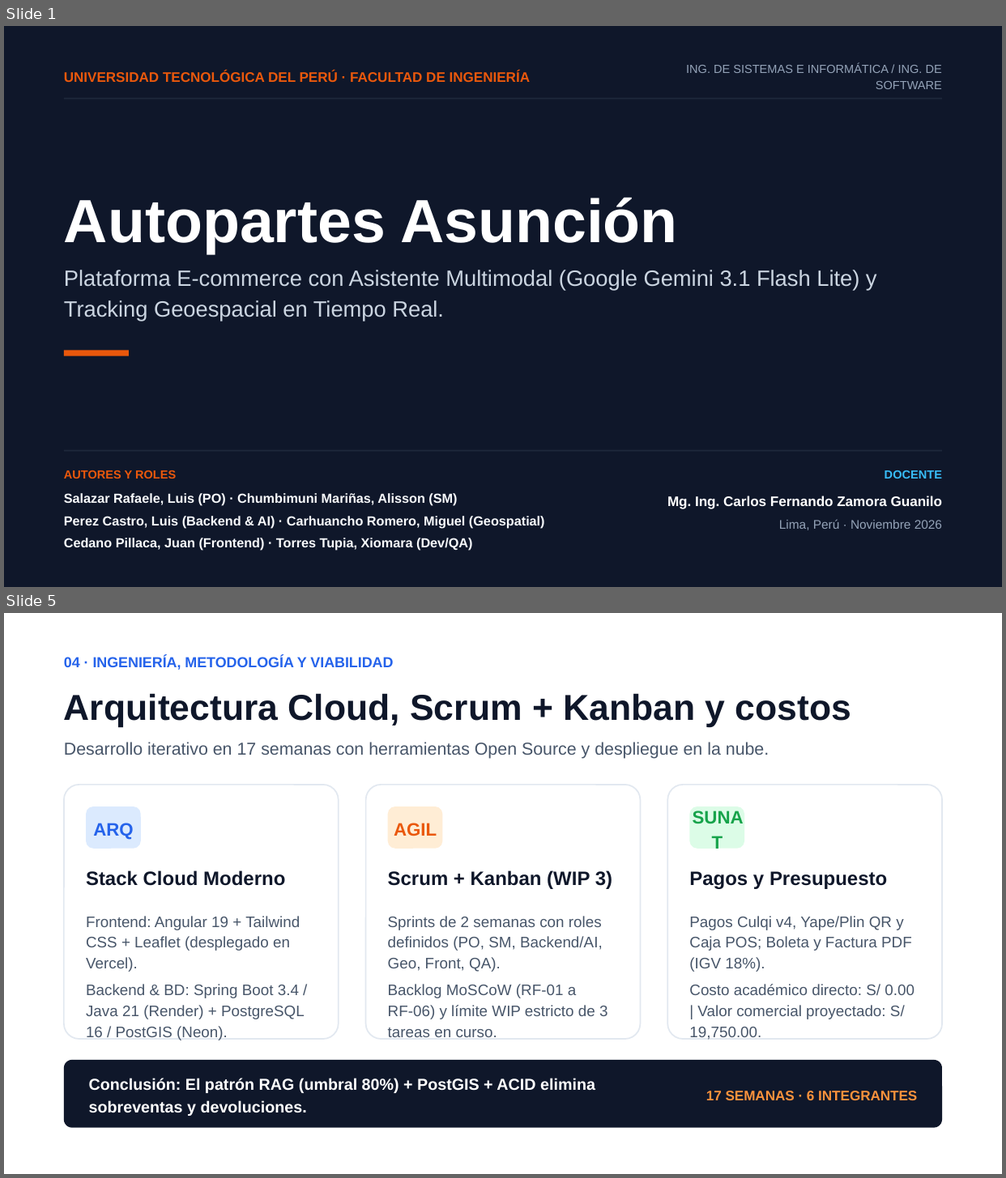
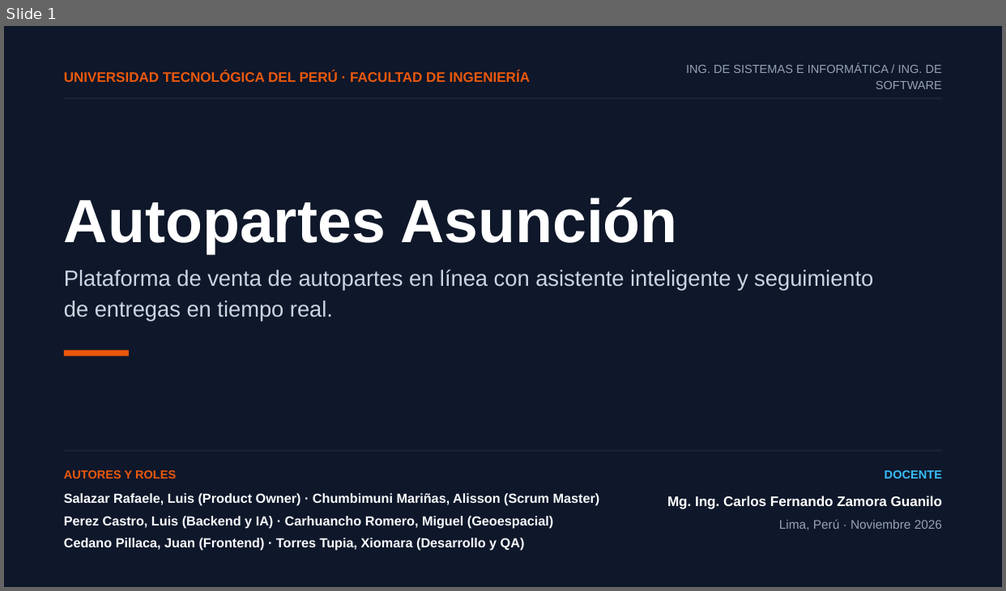
Before and after one commit to Scrasher18/Asuncion-ERP, a slide deck: Autopartes_Asuncion.pptx. Shown one above the other, each under a label of ours: slides 1 and 5 before the commit, slide 1 after it; the slides between them are not shown. The pictures are 1006x1178 and 1006x591 pixels, drawn with LibreOffice and Linux fonts; fonts in the diff are those of the drawing. Boxes give left, top, right and bottom in pixels: in the first picture for what was removed or moved away, otherwise in the second. Text is boxed around its words. In the diff, an @@ line names an element or a change of style, - is before the commit and + after.

```diff
--- a/Autopartes_Asuncion.pptx
+++ b/Autopartes_Asuncion.pptx
@@ slide 5 removed at bbox=[4, 613, 1002, 1174], background #FFFFFF @@
@@ text removed at bbox=[64, 656, 393, 670] @@
-04 · INGENIERÍA, METODOLOGÍA Y VIABILIDAD
@@ text removed at bbox=[64, 693, 851, 727] @@
-Arquitectura Cloud, Scrum + Kanban y costos
@@ text removed at bbox=[64, 742, 769, 759] @@
-Desarrollo iterativo en 17 semanas con herramientas Open Source y despliegue en la nube.
@@ rounded rectangle removed at bbox=[64, 785, 339, 1039] @@
@@ rounded rectangle removed at bbox=[86, 807, 141, 849] @@
@@ rounded rectangle removed at bbox=[365, 785, 640, 1039] @@
@@ rounded rectangle removed at bbox=[388, 807, 443, 849] @@
@@ rounded rectangle removed at bbox=[667, 785, 942, 1039] @@
@@ rounded rectangle removed at bbox=[689, 807, 744, 849] @@
@@ text removed at bbox=[689, 807, 744, 849] @@
-SUNAT
@@ text removed at bbox=[93, 823, 133, 840] @@
-ARQ
@@ text removed at bbox=[394, 823, 437, 836] @@
-AGIL
@@ text removed at bbox=[86, 871, 285, 886] @@
-Stack Cloud Moderno
@@ text removed at bbox=[388, 871, 612, 889] @@
-Scrum + Kanban (WIP 3)
@@ text removed at bbox=[689, 871, 887, 889] @@
-Pagos y Presupuesto
@@ text removed at bbox=[86, 916, 305, 1041] @@
-Frontend: Angular 19 + Tailwind CSS + Leaflet (desplegado en Vercel).
-Backend & BD: Spring Boot 3.4 / Java 21 (Render) + PostgreSQL 16 / PostGIS (Neon).
@@ text removed at bbox=[388, 916, 607, 1020] @@
-Sprints de 2 semanas con roles definidos (PO, SM, Backend/AI, Geo, Front, QA).
-Backlog MoSCoW (RF-01 a RF-06) y límite WIP estricto de 3 tareas en curso.
@@ text removed at bbox=[689, 916, 914, 1040] @@
-Pagos Culqi v4, Yape/Plin QR y Caja POS; Boleta y Factura PDF (IGV 18%).
-Costo académico directo: S/ 0.00 | Valor comercial proyectado: S/ 19,750.00.
@@ rounded rectangle removed at bbox=[64, 1060, 942, 1128] @@
@@ text removed at bbox=[89, 1078, 595, 1116] @@
-Conclusión: El patrón RAG (umbral 80%) + PostGIS + ACID elimina sobreventas y devoluciones.
@@ text removed at bbox=[706, 1091, 917, 1101] @@
-17 SEMANAS · 6 INTEGRANTES
@@ slide 1 changed as well @@
@@ text at bbox=[64, 270, 873, 322]: text changed @@
-Plataforma E-commerce con Asistente Multimodal (Google Gemini 3.1 Flash Lite) y Tracking Geoespacial en Tiempo Real.
+Plataforma de venta de autopartes en línea con asistente inteligente y seguimiento de entregas en tiempo real.
@@ text at bbox=[64, 493, 600, 551]: text changed @@
-Salazar Rafaele, Luis (PO) · Chumbimuni Mariñas, Alisson (SM)
-Perez Castro, Luis (Backend & AI) · Carhuancho Romero, Miguel (Geospatial)
-Cedano Pillaca, Juan (Frontend) · Torres Tupia, Xiomara (Dev/QA)
+Salazar Rafaele, Luis (Product Owner) · Chumbimuni Mariñas, Alisson (Scrum Master)
+Perez Castro, Luis (Backend y IA) · Carhuancho Romero, Miguel (Geoespacial)
+Cedano Pillaca, Juan (Frontend) · Torres Tupia, Xiomara (Desarrollo y QA)
```
Also in this commit, not shown: 4 other slides changed, 1 slide added.
